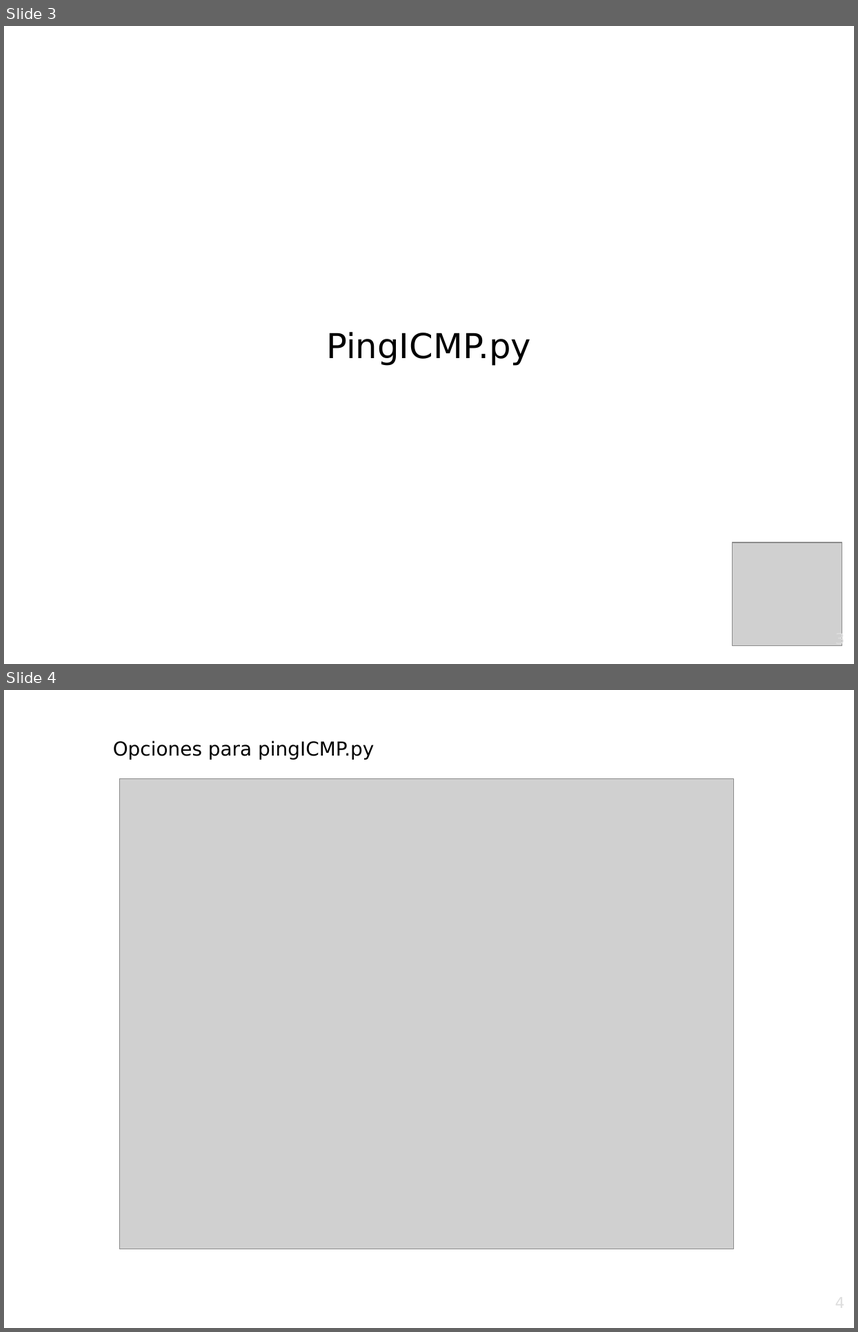
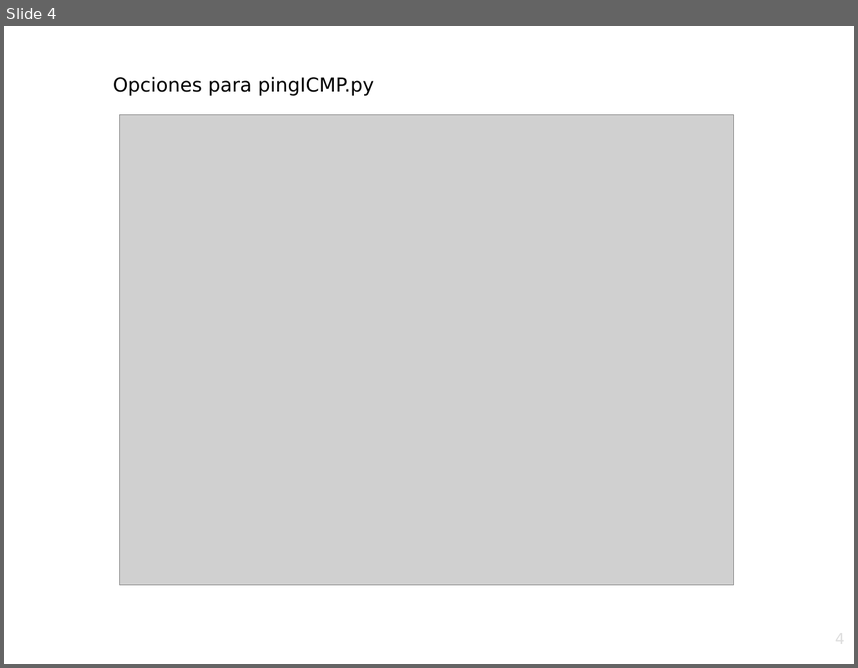
Before and after one commit to srealmoreno/Python, a slide deck: PING/ping.odp. Shown one above the other, each under a label of ours: slides 3 and 4 before the commit, slide 4 after it. The pictures are 858x1332 and 858x668 pixels, drawn with LibreOffice and Linux fonts; fonts in the diff are those of the drawing; grey boxes stand for pictures; background and template pictures are left out. Boxes give left, top, right and bottom in pixels: in the first picture for what was removed or moved away, otherwise in the second. Text is boxed around its words. In the diff, an @@ line names an element or a change of style, - is before the commit and + after.

Commit message:
PING

```diff
--- a/PING/ping.odp
+++ b/PING/ping.odp
@@ slide 3 removed at (4, 26, 854, 664), background picture (left out) @@
@@ subtitle removed at (326, 332, 531, 365) @@
-PingICMP.py
@@ picture removed at (733, 542, 842, 646) @@
@@ page number removed at (835, 631, 845, 647) @@
-3
```
Also in this commit, not shown: 2 slides changed, 60 slides added, 2 other slides removed, 2 other files.
